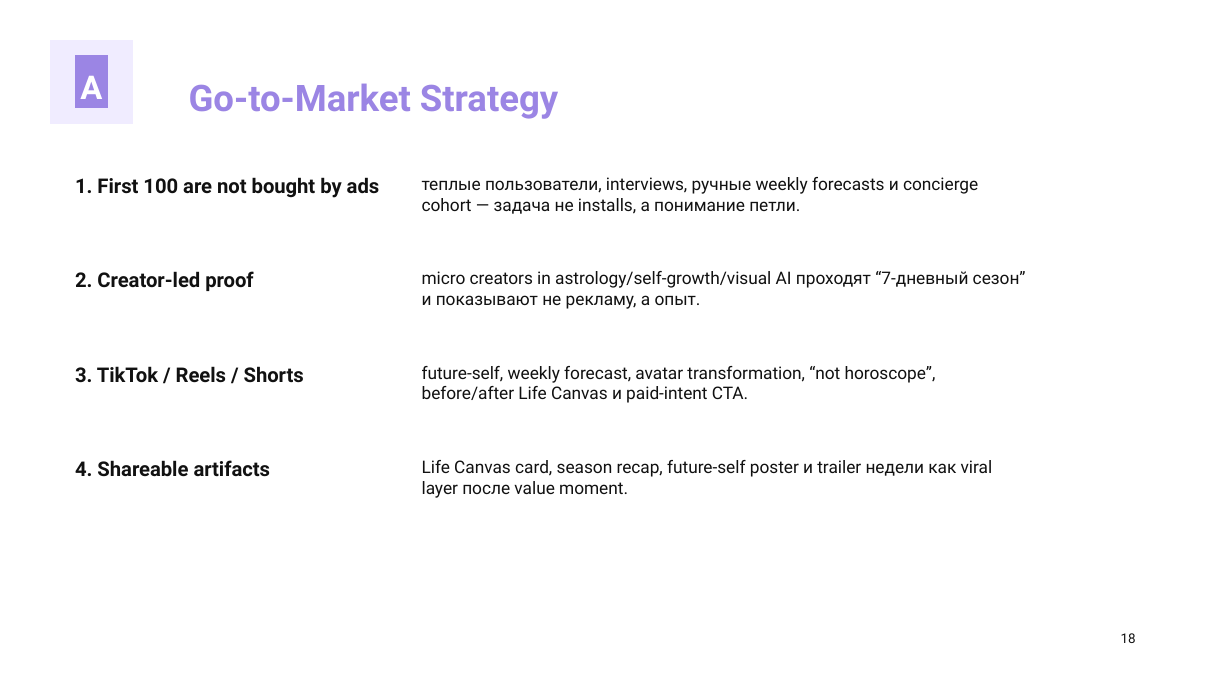
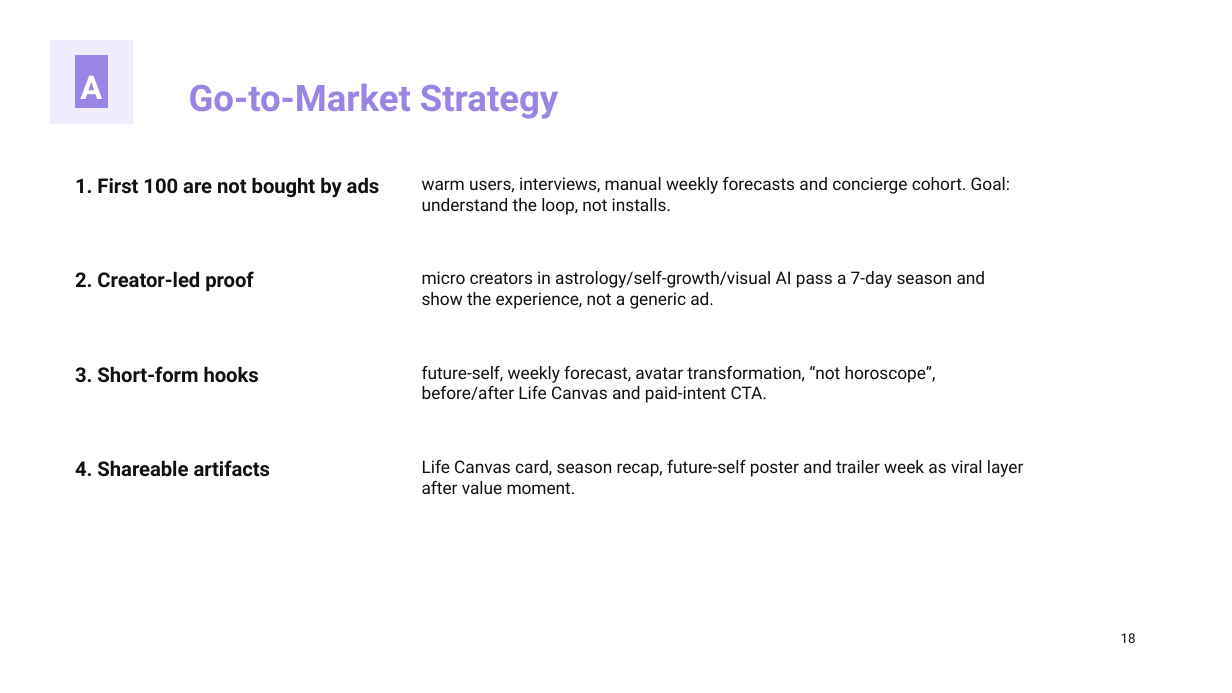
Before and after one commit to kirbudilov01/alina-research, a slide deck: slide 18 of output/pptx/AURA_TRENDVI_STYLE_DECK.pptx. Drawn at 1232x693 pixels with LibreOffice and Linux fonts; fonts in the diff are those of the drawing. Boxes give left, top, right and bottom in pixels: in the first picture for what was removed or moved away, otherwise in the second. Text is boxed around its words. In the diff, an @@ line names an element or a change of style, - is before the commit and + after.

```diff
--- a/output/pptx/AURA_TRENDVI_STYLE_DECK.pptx
+++ b/output/pptx/AURA_TRENDVI_STYLE_DECK.pptx
@@ text at (422,177,1010,215): text changed @@
-теплые пользователи, interviews, ручные weekly forecasts и concierge cohort — задача не installs, а понимание петли.
+warm users, interviews, manual weekly forecasts and concierge cohort. Goal: understand the loop, not installs.
@@ text at (422,271,986,309): text changed @@
-micro creators in astrology/self-growth/visual AI проходят “7-дневный сезон” и показывают не рекламу, а опыт.
+micro creators in astrology/self-growth/visual AI pass a 7-day season and show the experience, not a generic ad.
@@ text at (75,366,259,383): text changed @@
-3. TikTok / Reels / Shorts
+3. Short-form hooks
@@ text at (422,366,936,403): text changed @@
-future-self, weekly forecast, avatar transformation, “not horoscope”, before/after Life Canvas и paid-intent CTA.
+future-self, weekly forecast, avatar transformation, “not horoscope”, before/after Life Canvas and paid-intent CTA.
@@ text at (422,460,1023,494): text changed @@
-Life Canvas card, season recap, future-self poster и trailer недели как viral layer после value moment.
+Life Canvas card, season recap, future-self poster and trailer week as viral layer after value moment.
```
Also in this commit, not shown: 11 other slides changed, 11 slides added, 11 slides removed, 5 other files.
